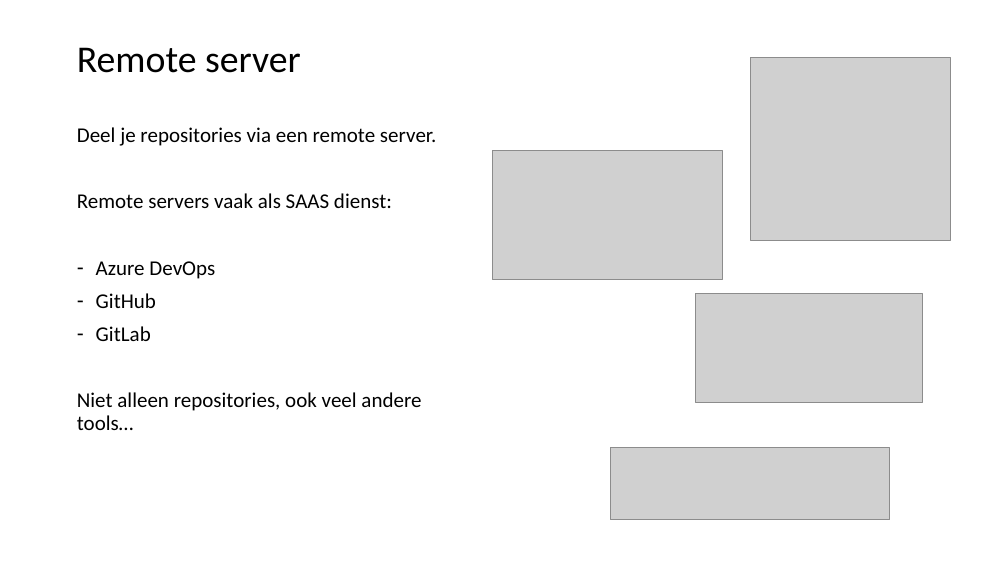
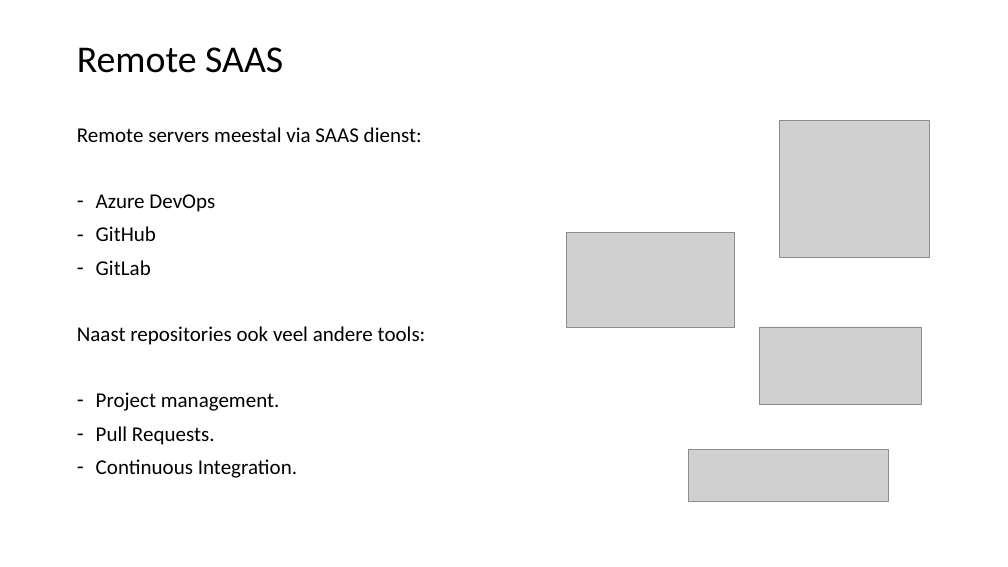
Before and after one commit to LFKoning/knowledge-sharing, a slide deck: slide 10 of git_course/2_collaboration/git_collaboration.pptx (slide 7 before the commit). Drawn at 1008x567 pixels with LibreOffice and Linux fonts; fonts in the diff are those of the drawing; grey boxes stand for pictures. Boxes give left, top, right and bottom in pixels: in the first picture for what was removed or moved away, otherwise in the second. Text is boxed around its words. In the diff, an @@ line names an element or a change of style, - is before the commit and + after.

```diff
--- a/git_course/2_collaboration/git_collaboration.pptx
+++ b/git_course/2_collaboration/git_collaboration.pptx
@@ title at (x1=77, y1=47, x2=283, y2=73): text changed @@
-Remote server
+Remote SAAS
@@ text at (x1=77, y1=127, x2=422, y2=142): text changed @@
-Deel je repositories via een remote server.
-Remote servers vaak als SAAS dienst:
+Remote servers meestal via SAAS dienst:
@@ picture resized from (x1=750, y1=57, x2=951, y2=240) to (x1=780, y1=120, x2=930, y2=257) @@
@@ picture resized from (x1=492, y1=150, x2=722, y2=280) to (x1=567, y1=233, x2=735, y2=327) @@
@@ text at (x1=77, y1=326, x2=426, y2=478): text changed @@
-Niet alleen repositories, ook veel andere tools…
+Naast repositories ook veel andere tools:
+– Project management.
+– Pull Requests.
+– Continuous Integration.
@@ picture resized from (x1=696, y1=293, x2=923, y2=402) to (x1=760, y1=327, x2=922, y2=405) @@
@@ picture resized from (x1=610, y1=448, x2=890, y2=520) to (x1=688, y1=449, x2=889, y2=501) @@
```
Also in this commit, not shown: 15 other slides changed, 7 slides added, 4 slides removed, 4 other files.
